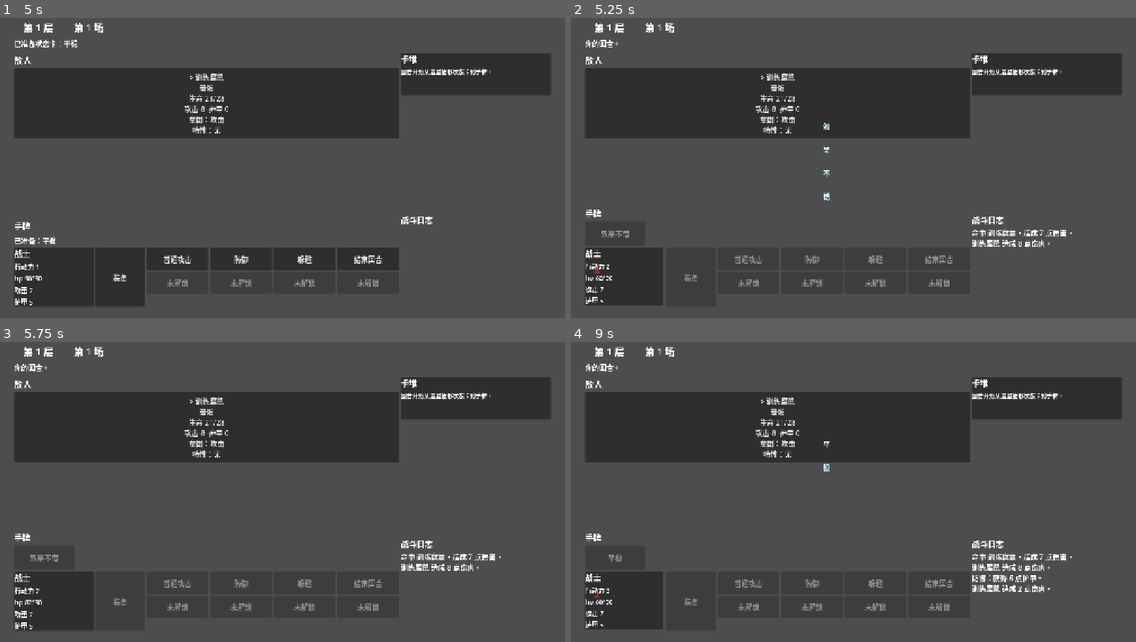
Above: before the commit, frames 1-4 (two rows, left to right).
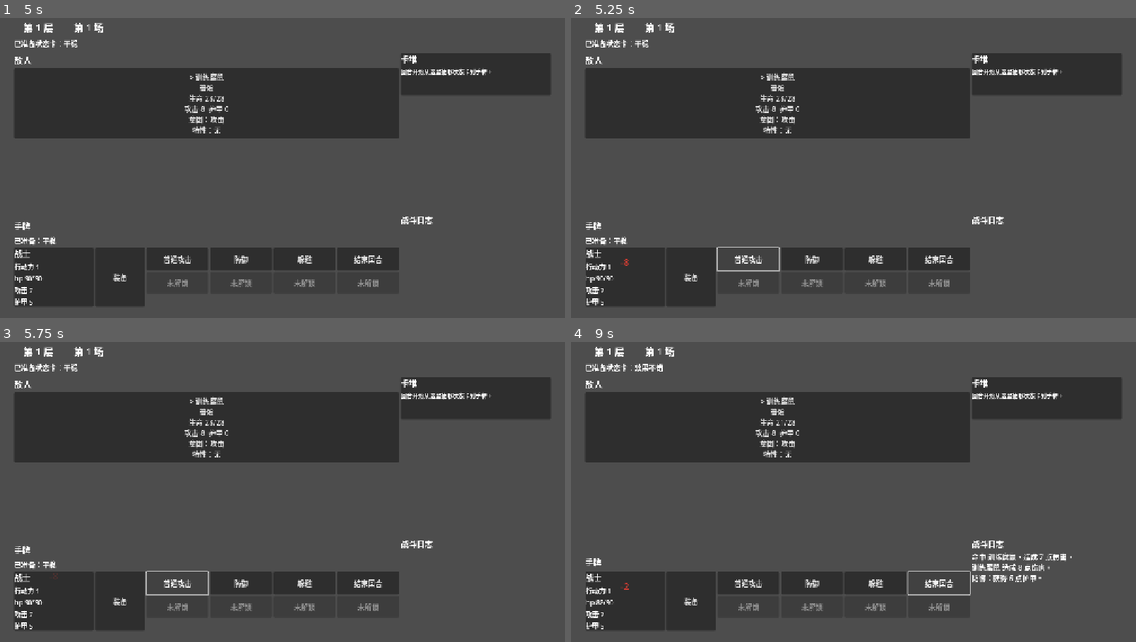
Above: after the commit, the same moments.

Repository: vacryleaf/super_tower
Game: Godot game, scene res://scenes/main.tscn
The game is run twice, just before and just after one commit, with the same random seed, the same clock (stepped at 60 frames per second) and the same inputs.
Inputs (mouse positions are in pixels of both pictures, inside the frame that each line leads up to):
- Up to frame 1 (5 s): click "开始：战士" at 0.5 s; click "> 训练腐鼠 普通 生命 28/28 攻击 8 护甲 0 …" at 1.25 s; click "平稳" at 2 s; click "装备" at 2.75 s; click "> 训练腐鼠 普通 生命 28/28 攻击 8 护甲 0 …" at 3.5 s; click "装备" at 4.25 s
- Up to frame 2 (5.25 s): click "普通攻击" at 5 s
- Up to frame 3 (5.75 s): no input
- Up to frame 4 (9 s): click (780, 426) at 5.75 s, where only the run before the commit has a clickable "> 训练腐鼠 普通 生命 21/28 攻击 8 护甲 0 …"; click "效果不错" at 6.5 s; click "防御" at 7.25 s; click (876, 582) at 8 s, where only the run after the commit has a clickable "躲避"; click "结束回合" at 8.75 s

Frame 1 is identical in both runs. In frame 2, 1.6% of the frame differs, in the area x 2-89%, y 7-97%; in frame 3, 1.3%; in frame 4, 1.3%.

Commit message:
Fix combat damage feedback positioning

Diff:
--- a/GameProject/scripts/main.gd
+++ b/GameProject/scripts/main.gd
@@ -325,8 +325,6 @@
 		return
 	input_locked = true
 	action.call()
-	_request_game_render()
-	await get_tree().process_frame
 	await _play_action_feedback()
 	input_locked = false
 	_request_game_render()
@@ -341,12 +339,12 @@
 		if event.get("target", "") == "enemy":
 			var target_index := int(event.get("target_index", 0))
 			_shake_node(enemy_card_nodes.get(target_index, null))
-			_float_number(enemy_card_nodes.get(target_index, null), "-%d" % int(event.get("amount", 0)))
+			_float_number(enemy_card_nodes.get(target_index, null), "-%d" % int(event.get("amount", 0)), "center_bottom")
 		elif event.get("target", "") == "player":
 			_shake_node(player_status_node)
 			if int(event.get("amount", 0)) > 0:
 				var prefix := "+" if event.get("kind", "") in ["defense", "heal", "dodge"] else "-"
-				_float_number(player_status_node, "%s%d" % [prefix, int(event.get("amount", 0))])
+				_float_number(player_status_node, "%s%d" % [prefix, int(event.get("amount", 0))], "center_top")
 	await get_tree().create_timer(0.9).timeout
 
 
@@ -354,21 +352,26 @@
 	if node == null or not (node is Control):
 		return
 	var control: Control = node
+	var origin := control.position
 	var tween := create_tween()
-	tween.tween_property(control, "scale", Vector2(1.05, 1.05), 0.08)
-	tween.tween_property(control, "scale", Vector2(0.97, 0.97), 0.08)
-	tween.tween_property(control, "scale", Vector2.ONE, 0.08)
-
-
-func _float_number(node: Variant, text_value: String) -> void:
+	tween.tween_property(control, "position", origin + Vector2(8, 0), 0.05)
+	tween.tween_property(control, "position", origin + Vector2(-8, 0), 0.05)
+	tween.tween_property(control, "position", origin + Vector2(4, 0), 0.05)
+	tween.tween_property(control, "position", origin, 0.05)
+
+
+func _float_number(node: Variant, text_value: String, placement: String) -> void:
 	if node == null or not (node is Control):
 		return
 	var control: Control = node
 	var label := _label(text_value, 22)
-	label.modulate = Color(1, 0.25, 0.2, 1)
+	label.custom_minimum_size = Vector2(120, 34)
+	label.horizontal_alignment = HORIZONTAL_ALIGNMENT_CENTER
+	label.vertical_alignment = VERTICAL_ALIGNMENT_CENTER
+	label.modulate = Color(1, 0.25, 0.2, 1) if text_value.begins_with("-") else Color(0.35, 1.0, 0.55, 1)
 	label.z_index = 100
 	add_child(label)
-	label.global_position = control.global_position + Vector2(20, 10)
+	label.global_position = _float_number_position(control, label.custom_minimum_size, placement)
 	var tween := create_tween()
 	tween.set_parallel(true)
 	tween.tween_property(label, "global_position", label.global_position + Vector2(0, -36), 0.8)
@@ -377,6 +380,16 @@
 		if is_instance_valid(label):
 			label.queue_free()
 	)
+
+
+func _float_number_position(control: Control, popup_size: Vector2, placement: String) -> Vector2:
+	var x := control.global_position.x + (control.size.x - popup_size.x) * 0.5
+	var y := control.global_position.y + (control.size.y - popup_size.y) * 0.5
+	if placement == "center_bottom":
+		y = control.global_position.y + control.size.y * 0.62
+	elif placement == "center_top":
+		y = control.global_position.y + control.size.y * 0.18
+	return Vector2(x, y)
 
 
 func _animate_draw_cards(cards: Array) -> void:
